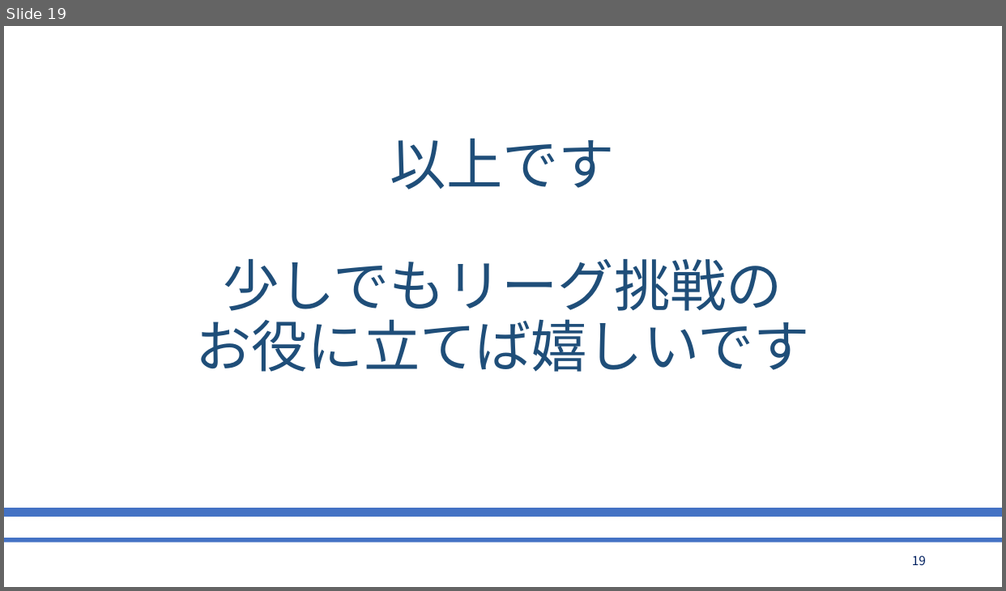
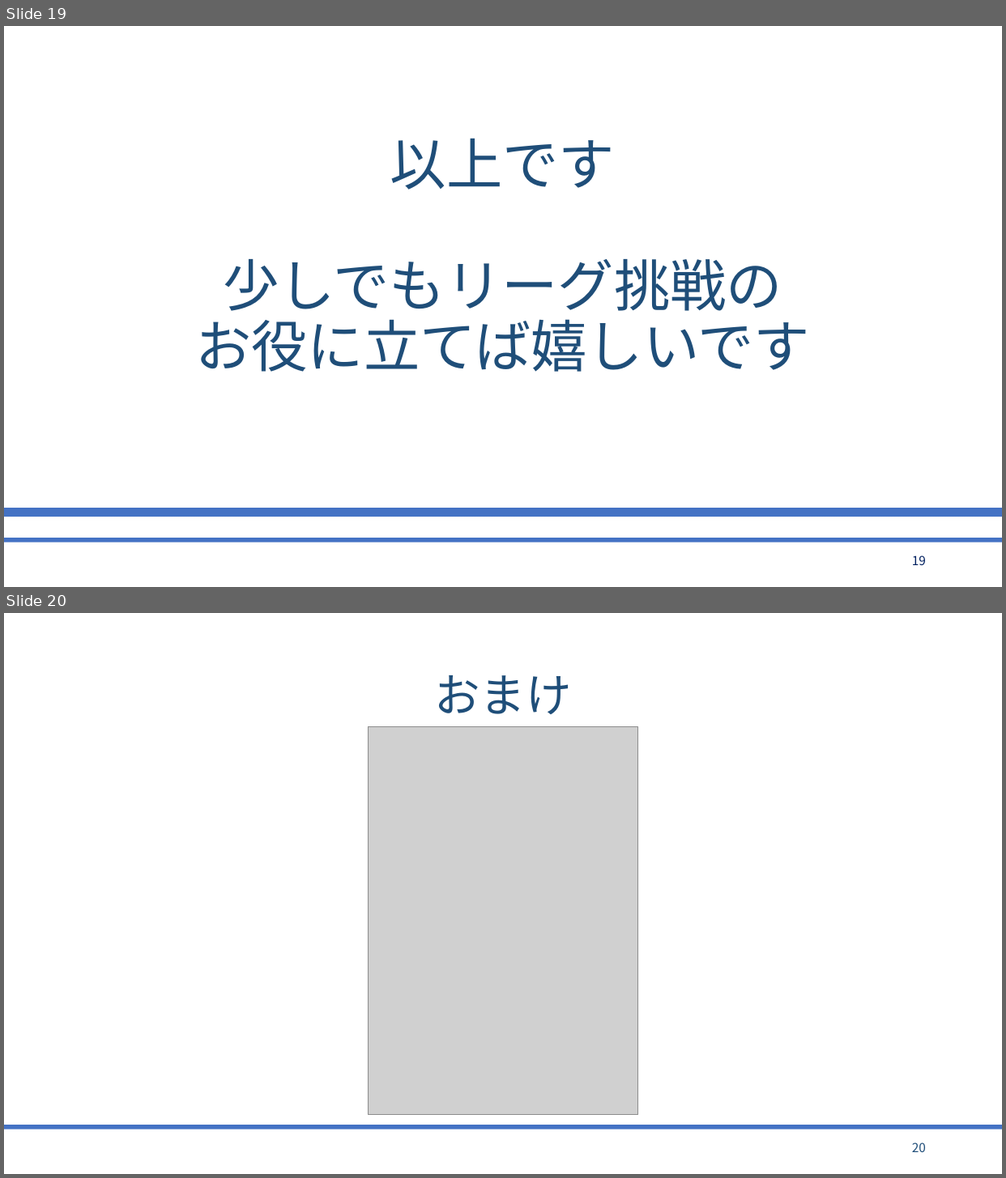
Before and after one commit to bigtreeCoC/documents, a slide deck: リーグ調査.pptx. Shown one above the other, each under a label of ours: slide 19 before the commit, slides 19 and 20 after it. The pictures are 1006x591 and 1006x1178 pixels, drawn with LibreOffice and Linux fonts; fonts in the diff are those of the drawing; grey boxes stand for pictures. Boxes give left, top, right and bottom in pixels: in the first picture for what was removed or moved away, otherwise in the second. Text is boxed around its words. In the diff, an @@ line names an element or a change of style, - is before the commit and + after.

```diff
--- a/リーグ調査.pptx
+++ b/リーグ調査.pptx
@@ slide 20 added at [4,613,1002,1174], background #FFFFFF; not listed: 1 template element that a slide beside it also shows @@
@@ title added at [434,675,571,714], 44 pt, text #1F4E79 @@
+おまけ
@@ picture added at [368,726,638,1115] @@
@@ page number added at [912,1143,926,1152], 12 pt, text #1F4E79 @@
+20
```
Also in this commit, not shown: 1 slide changed, 1 other file.
